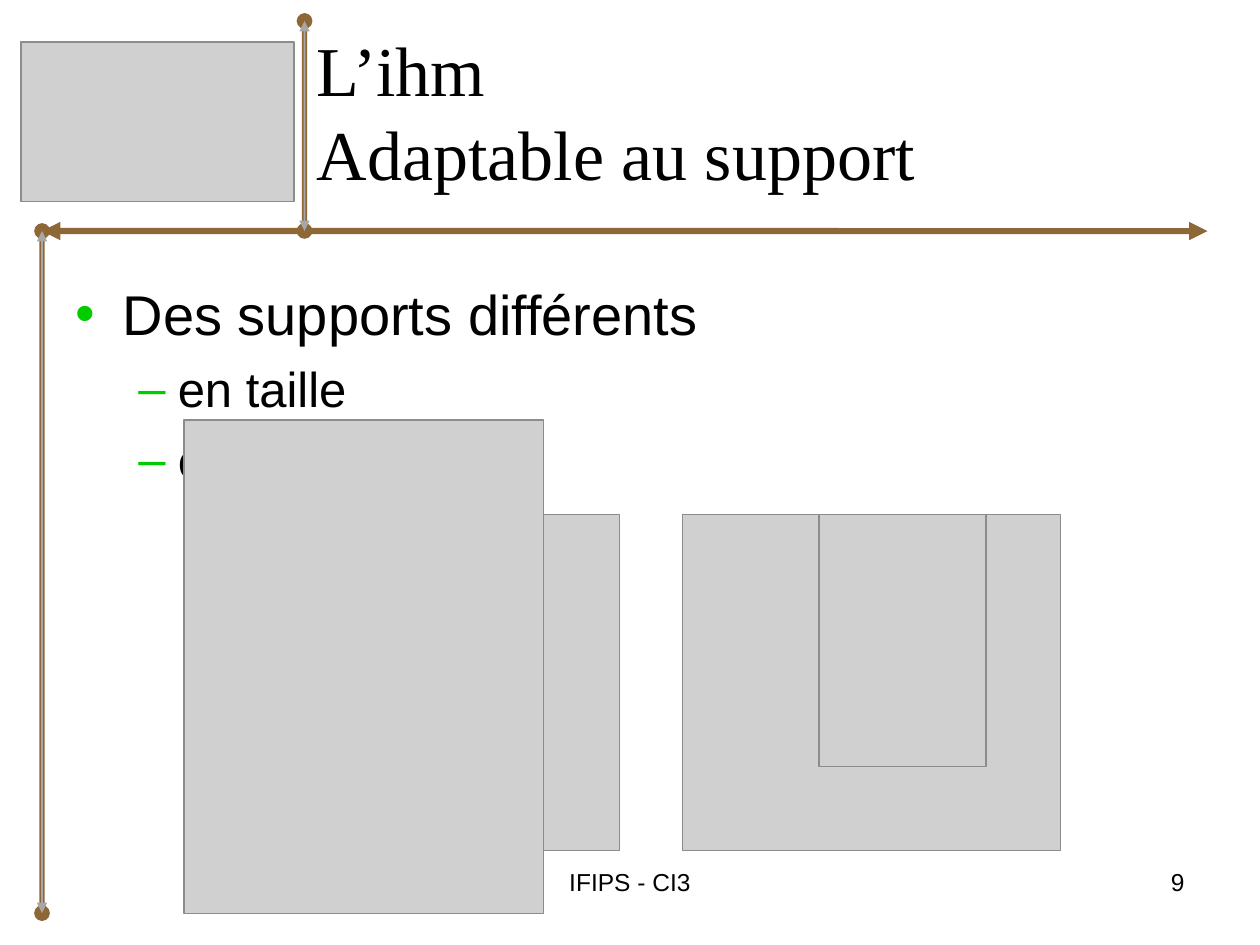
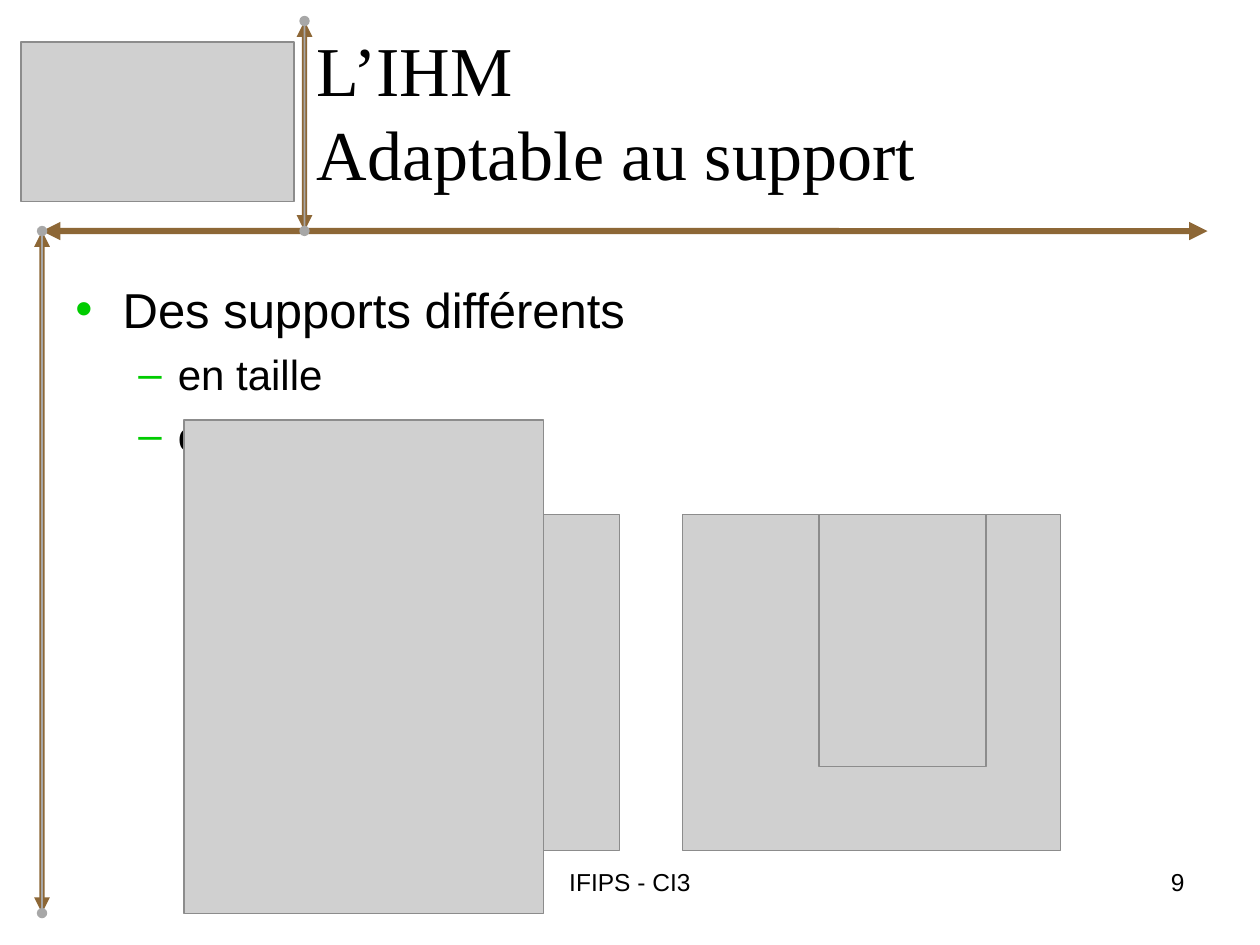
Before and after one commit to bryan-brancotte/projetgl-2008, a slide deck: slide 9 of doc/Soutenance/iGo_Soutenance_Bryan.ppt. Drawn at 1260x945 pixels with LibreOffice and Linux fonts; fonts in the diff are those of the drawing; grey boxes stand for pictures. Boxes give left, top, right and bottom in pixels: in the first picture for what was removed or moved away, otherwise in the second. Text is boxed around its words. In the diff, an @@ line names an element or a change of style, - is before the commit and + after.

```diff
--- a/doc/Soutenance/iGo_Soutenance_Bryan.ppt
+++ b/doc/Soutenance/iGo_Soutenance_Bryan.ppt
@@ double arrow (305, 231) - (305, 21): arrowheads changed @@
@@ double arrow (305, 231) - (305, 21): arrowheads changed @@
@@ title at (317,49,915,193): text changed @@
-L’ihm
-Adaptable au support
+L’IHM
+Adaptable au support
@@ double arrow (42, 914) - (42, 231): arrowheads changed @@
@@ double arrow (42, 914) - (42, 231): arrowheads changed @@
@@ text at (123,292,625,391): size 32 to 28 pt in "Des supports différents"; size 28 to 24 pt in "en taille"; less space between paragraphs @@
@@ text at (178,418,493,460): text changed; size 28 to 24 pt @@
-  – en performance
+  – en performances
```
Also in this commit, not shown: 9 other slides changed.
